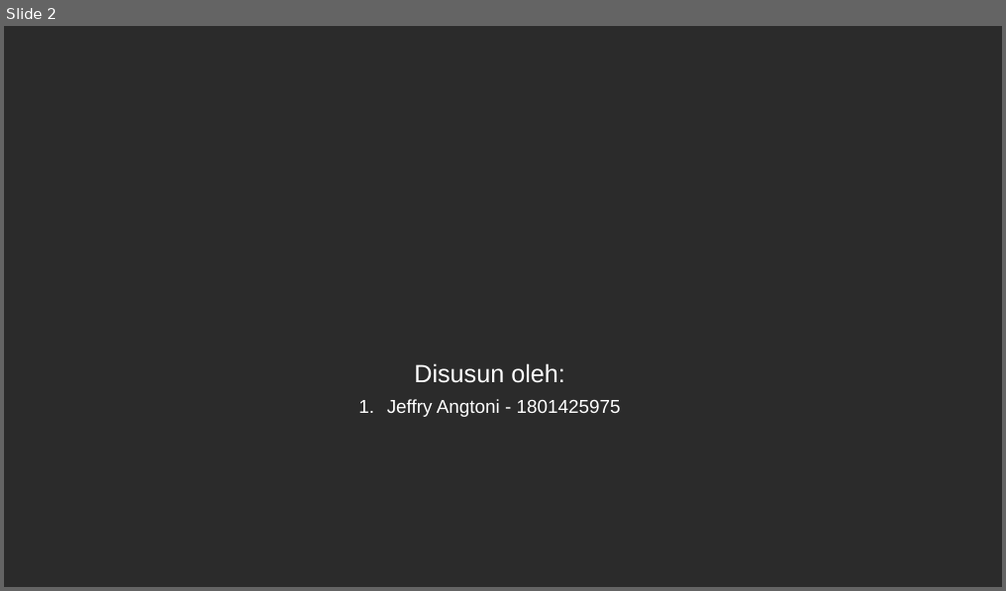
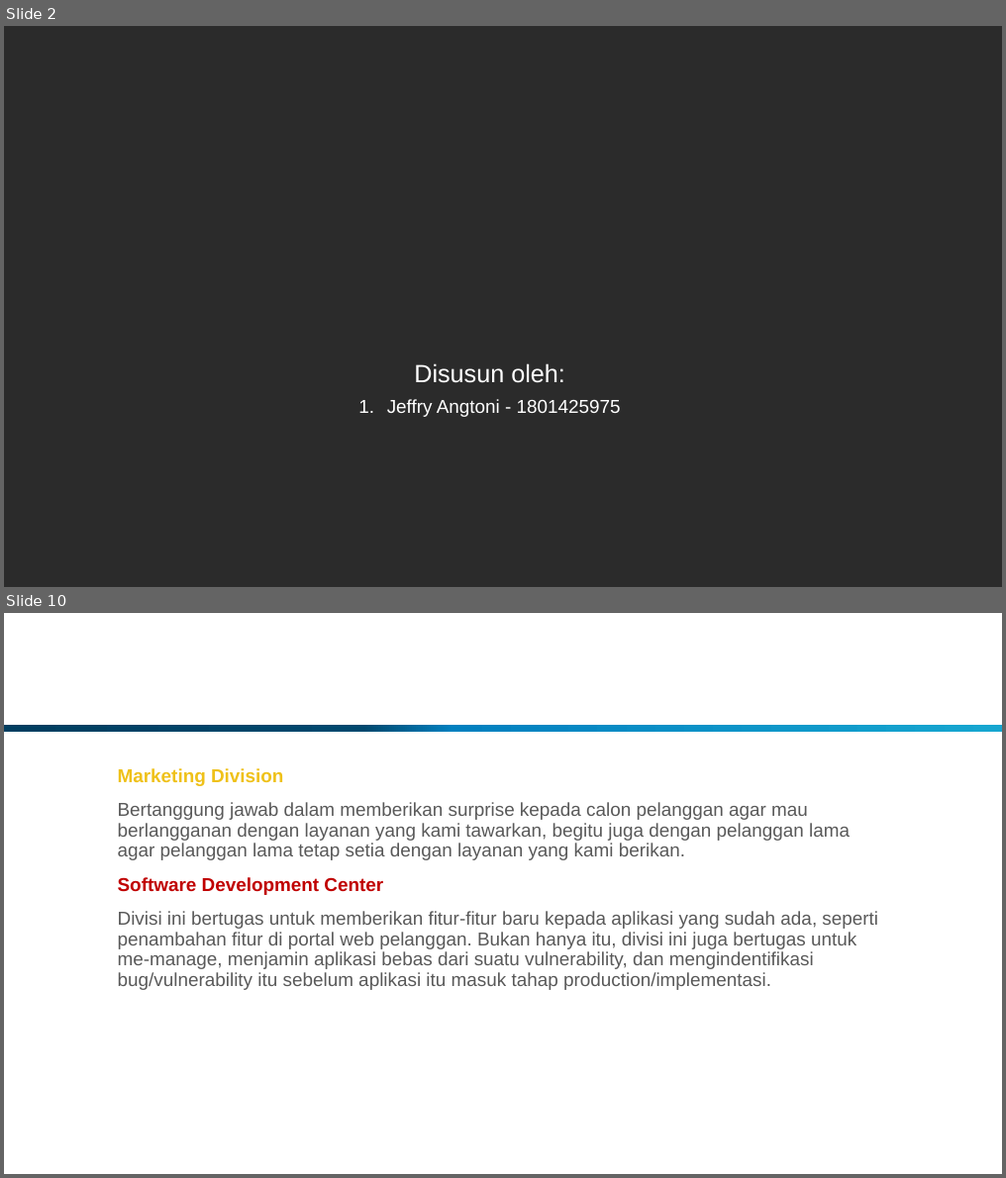
Before and after one commit to jeffryang24/RouterMaya, a slide deck: PPT/Business Plan MID.pptx. Shown one above the other, each under a label of ours: slide 2 before the commit, slides 2 and 10 after it; the slides between them are not shown. The pictures are 1006x591 and 1006x1178 pixels, drawn with LibreOffice and Linux fonts; fonts in the diff are those of the drawing; background and template pictures are left out; a plain dark background stands for a picture behind light text. Boxes give left, top, right and bottom in pixels: in the first picture for what was removed or moved away, otherwise in the second. Text is boxed around its words. In the diff, an @@ line names an element or a change of style, - is before the commit and + after.

Commit message:
#20161115 -> Change document structure and content

```diff
--- a/PPT/Business Plan MID.pptx
+++ b/PPT/Business Plan MID.pptx
@@ slide 10 added at bbox=[4, 613, 1002, 1174], background picture (left out) @@
@@ title added at bbox=[110, 634, 896, 719], 24 pt, text #FFFFFF @@
+Team – Organization Structure
@@ rectangle added at bbox=[4, 725, 1002, 732], fill gradient #003E60 to #00486E to #0180BF to #16A6D0 @@
@@ text added at bbox=[118, 768, 878, 990], 18 pt, text #595959 @@
+Marketing Division
+Bertanggung jawab dalam memberikan surprise kepada calon pelanggan agar mau berlangganan dengan layanan yang kami tawarkan, begitu juga dengan pelanggan lama agar pelanggan lama tetap setia dengan layanan yang kami berikan.
+Software Development Center
+Divisi ini bertugas untuk memberikan fitur-fitur baru kepada aplikasi yang sudah ada, seperti penambahan fitur di portal web pelanggan. Bukan hanya itu, divisi ini juga bertugas untuk me-manage, menjamin aplikasi bebas dari suatu vulnerability, dan mengindentifikasi bug/vulnerability itu sebelum aplikasi itu masuk tahap production/implementasi.
```
Also in this commit, not shown: 5 slides changed, 2 other slides added, 1 other file.
